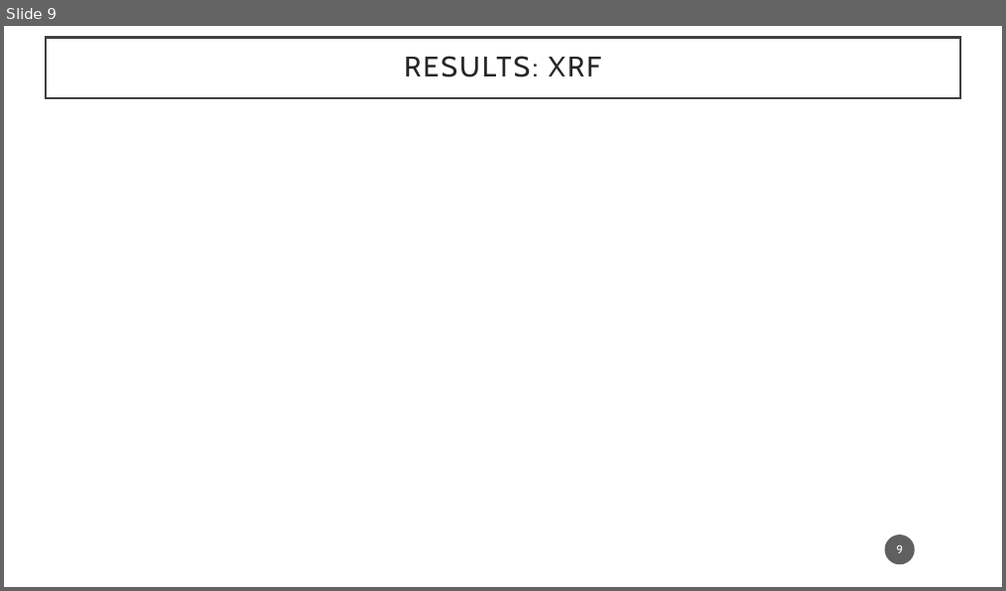
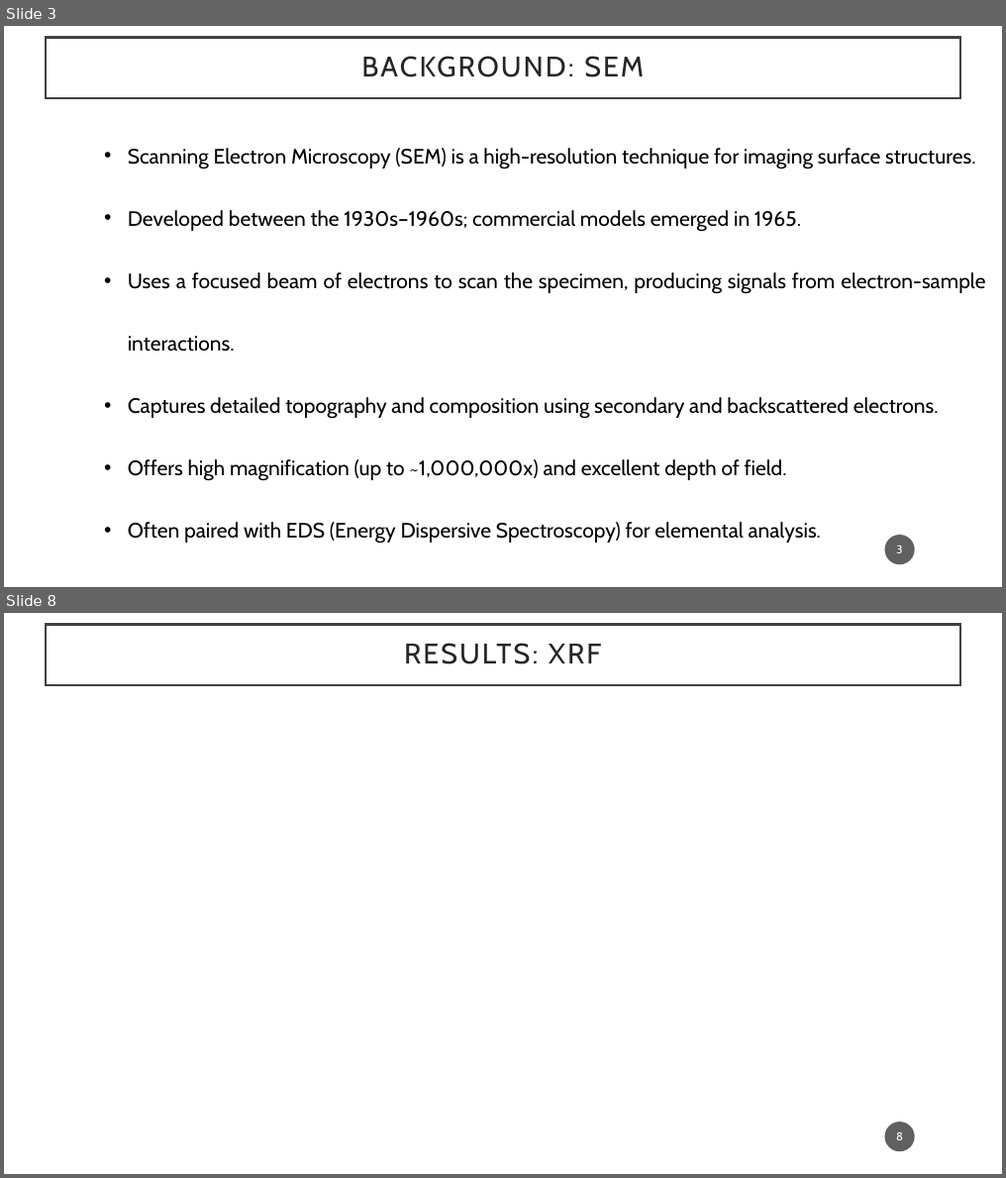
Before and after one commit to Ju-arch720/XRD_xls_raw_converter, a slide deck: Advanced_Characterization/Presentation_Adv_char.pptx. Shown one above the other, each under a label of ours: slide 9 before the commit, slides 3 and 8 after it; the slides between them are not shown. The pictures are 1006x591 and 1006x1178 pixels, drawn with LibreOffice and Linux fonts; fonts in the diff are those of the drawing; background and template pictures are left out. Boxes give left, top, right and bottom in pixels: in the first picture for what was removed or moved away, otherwise in the second. Text is boxed around its words. In the diff, an @@ line names an element or a change of style, - is before the commit and + after.

```diff
--- a/Advanced_Characterization/Presentation_Adv_char.pptx
+++ b/Advanced_Characterization/Presentation_Adv_char.pptx
@@ slide 3 added at (4,26,1002,587), background #FFFFFF @@
@@ rectangle added at (46,37,960,98), fill #FFFFFF, outline #404040 2.5 pt, 27.3 pt, text #262626 @@
+BACKGROUND: SEM
@@ text added at (128,148,985,544), 20 pt, text #000000 @@
+• Scanning Electron Microscopy (SEM) is a high-resolution technique for imaging surface structures.
+• Developed between the 1930s–1960s; commercial models emerged in 1965.
+• Uses a focused beam of electrons to scan the specimen, producing signals from electron-sample interactions.
+• Captures detailed topography and composition using secondary and backscattered electrons.
+• Offers high magnification (up to ~1,000,000x) and excellent depth of field.
+• Often paired with EDS (Energy Dispersive Spectroscopy) for elemental analysis.
@@ page number added at (885,535,915,565), fill #1D1D1D at 70% opacity, 11 pt, text #FFFFFF @@
+3
@@ what was slide 9 is now slide 8 @@
@@ page number at (896,1133,903,1141): text changed @@
-9
+8
```
Also in this commit, not shown: 4 slides changed, 4 other slides added, 19 slides removed, 1 other file.
